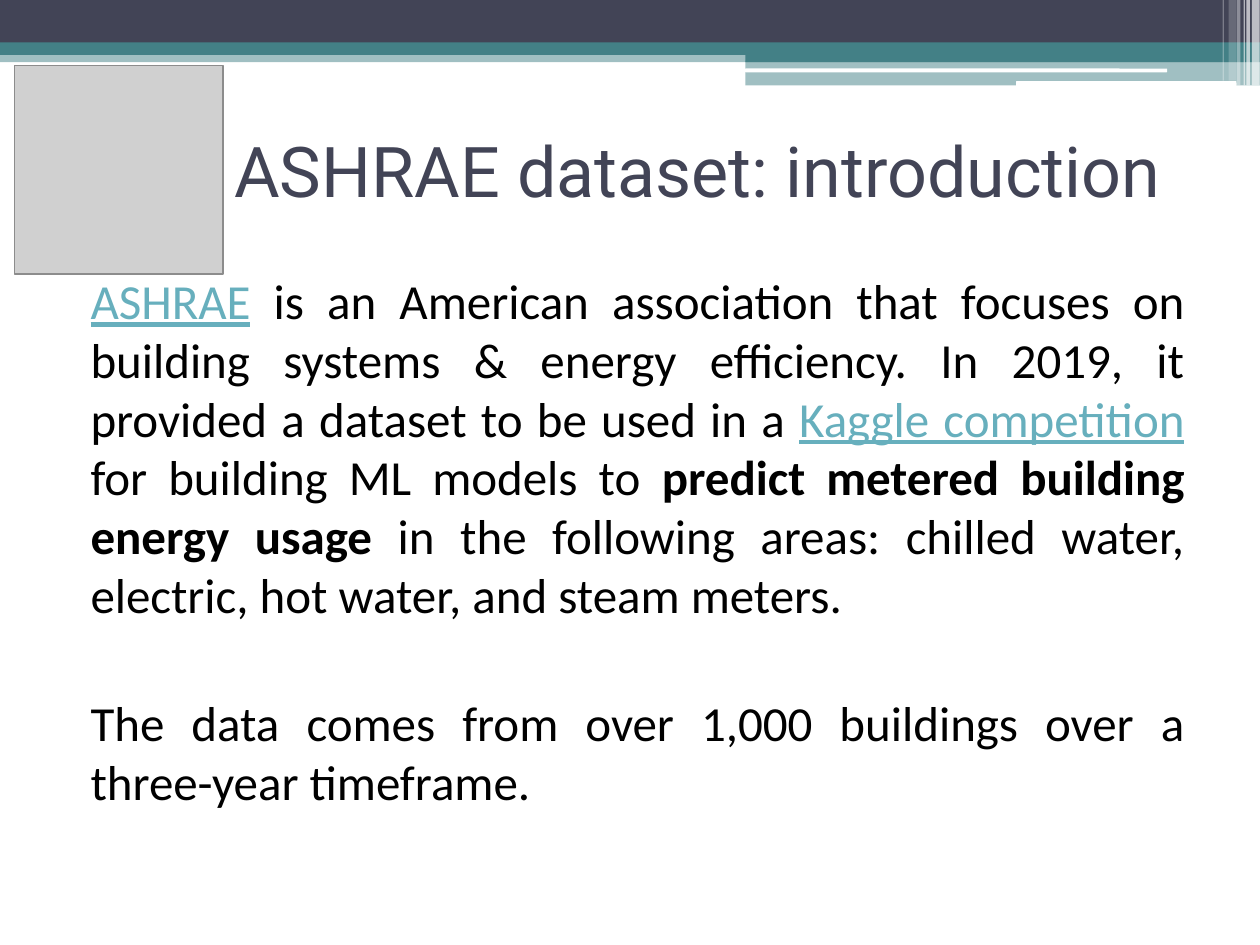
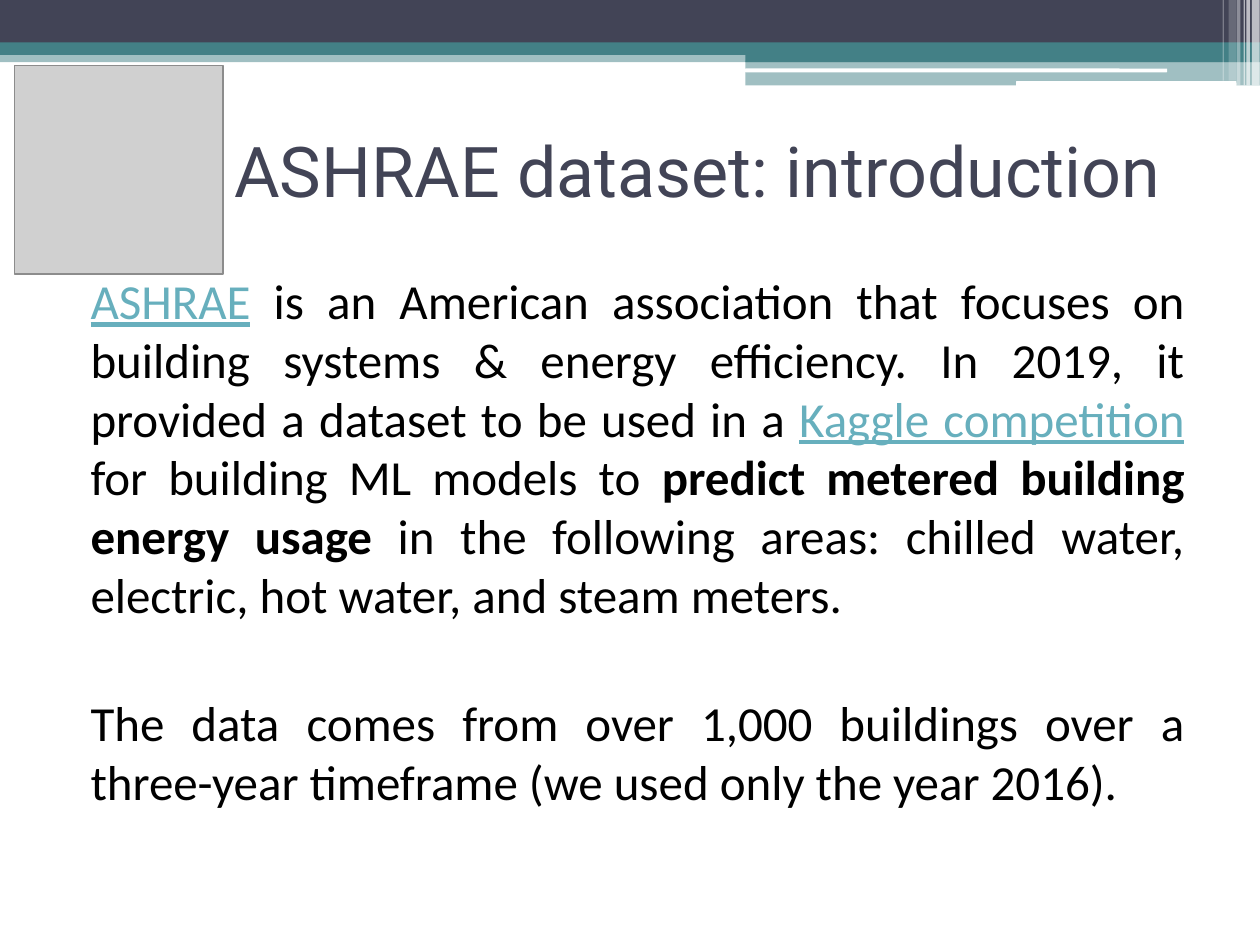
Before and after one commit to TarasKutsyk/ML-for-Automation-Project, a slide deck: slide 3 of Presentation ASHRAE.pptx. Drawn at 1260x945 pixels with LibreOffice and Linux fonts; fonts in the diff are those of the drawing; grey boxes stand for pictures. Boxes give left, top, right and bottom in pixels: in the first picture for what was removed or moved away, otherwise in the second. Text is boxed around its words. In the diff, an @@ line names an element or a change of style, - is before the commit and + after.

```diff
--- a/Presentation ASHRAE.pptx
+++ b/Presentation ASHRAE.pptx
@@ text at (91, 707, 1184, 808): text changed @@
-The data comes from over 1,000 buildings over a three-year timeframe.
+The data comes from over 1,000 buildings over a three-year timeframe (we used only the year 2016).
```
Also in this commit, not shown: 11 other slides changed, 4 slides added, 2 slides removed, 2 other files.
